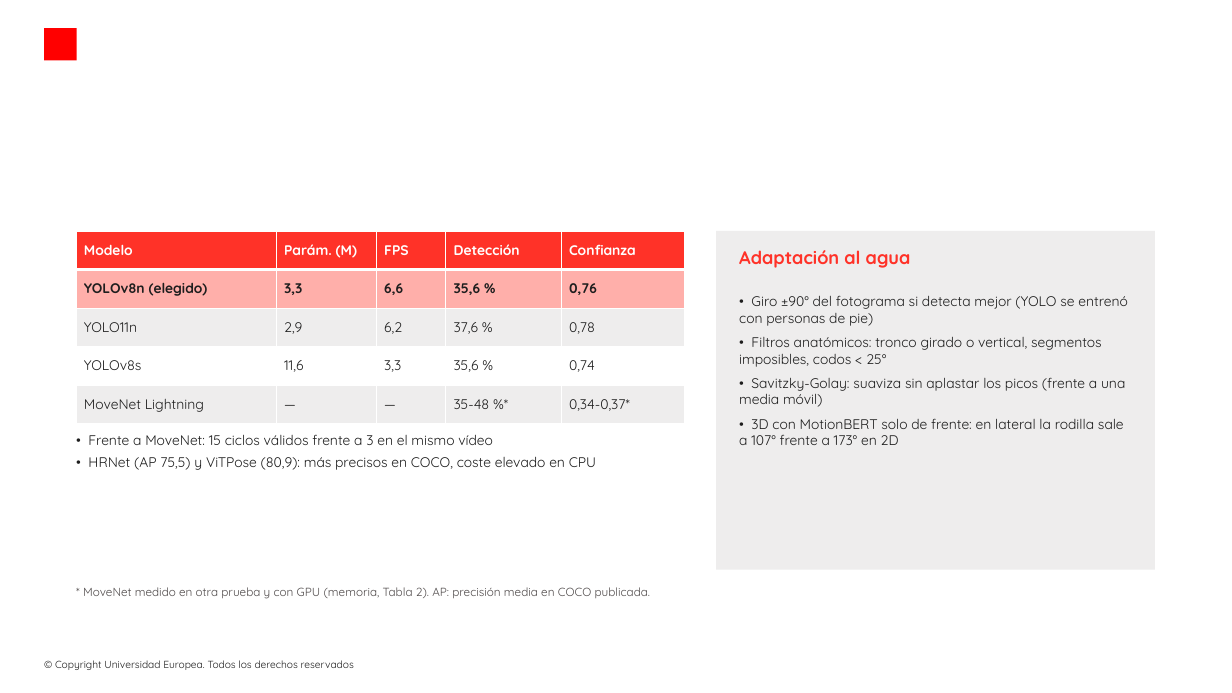
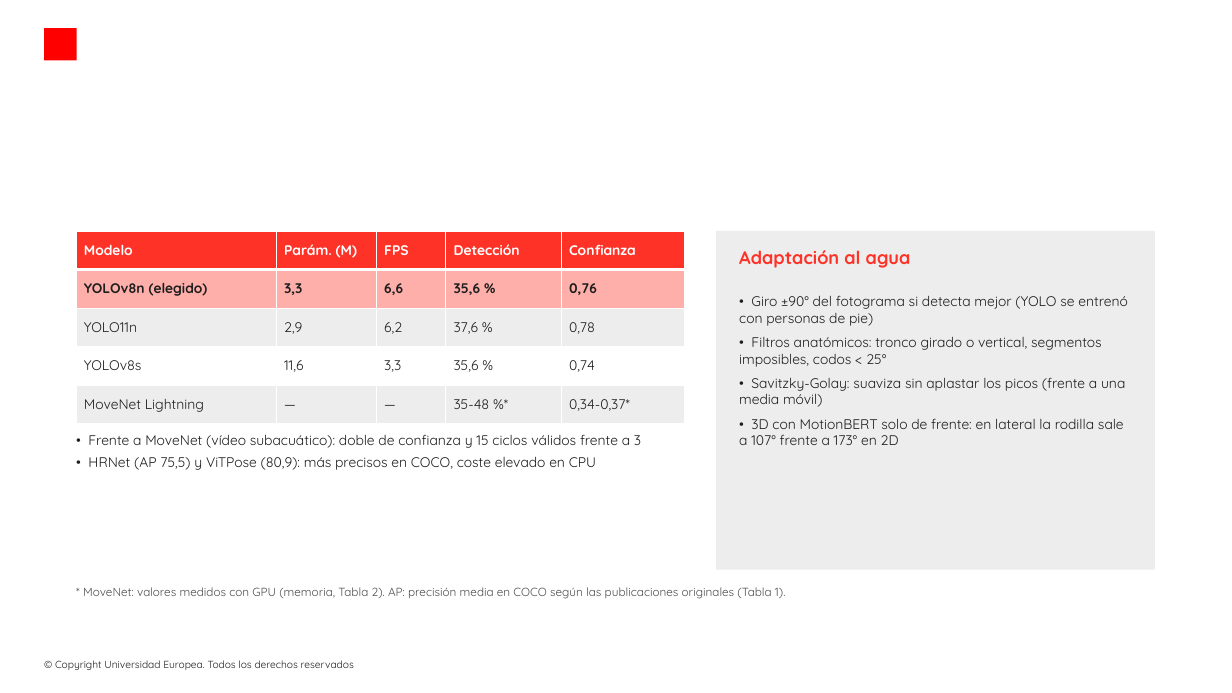
Before and after one commit to modeliana1-rgb/Strokelab, a slide deck: slide 4 of presentacion/StrokeLab_defensa.pptx. Drawn at 1232x693 pixels with LibreOffice and Linux fonts; fonts in the diff are those of the drawing; background and template pictures are left out. Boxes give left, top, right and bottom in pixels: in the first picture for what was removed or moved away, otherwise in the second. Text is boxed around its words. In the diff, an @@ line names an element or a change of style, - is before the commit and + after.

```diff
--- a/presentacion/StrokeLab_defensa.pptx
+++ b/presentacion/StrokeLab_defensa.pptx
@@ text at box(88, 434, 641, 448): text changed @@
-• Frente a MoveNet: 15 ciclos válidos frente a 3 en el mismo vídeo
+• Frente a MoveNet (vídeo subacuático): doble de confianza y 15 ciclos válidos frente a 3
@@ text at box(83, 587, 785, 599): text changed @@
-* MoveNet medido en otra prueba y con GPU (memoria, Tabla 2). AP: precisión media en COCO publicada.
+* MoveNet: valores medidos con GPU (memoria, Tabla 2). AP: precisión media en COCO según las publicaciones originales (Tabla 1).
```
Also in this commit, not shown: 1 other slide changed, 3 other files.
